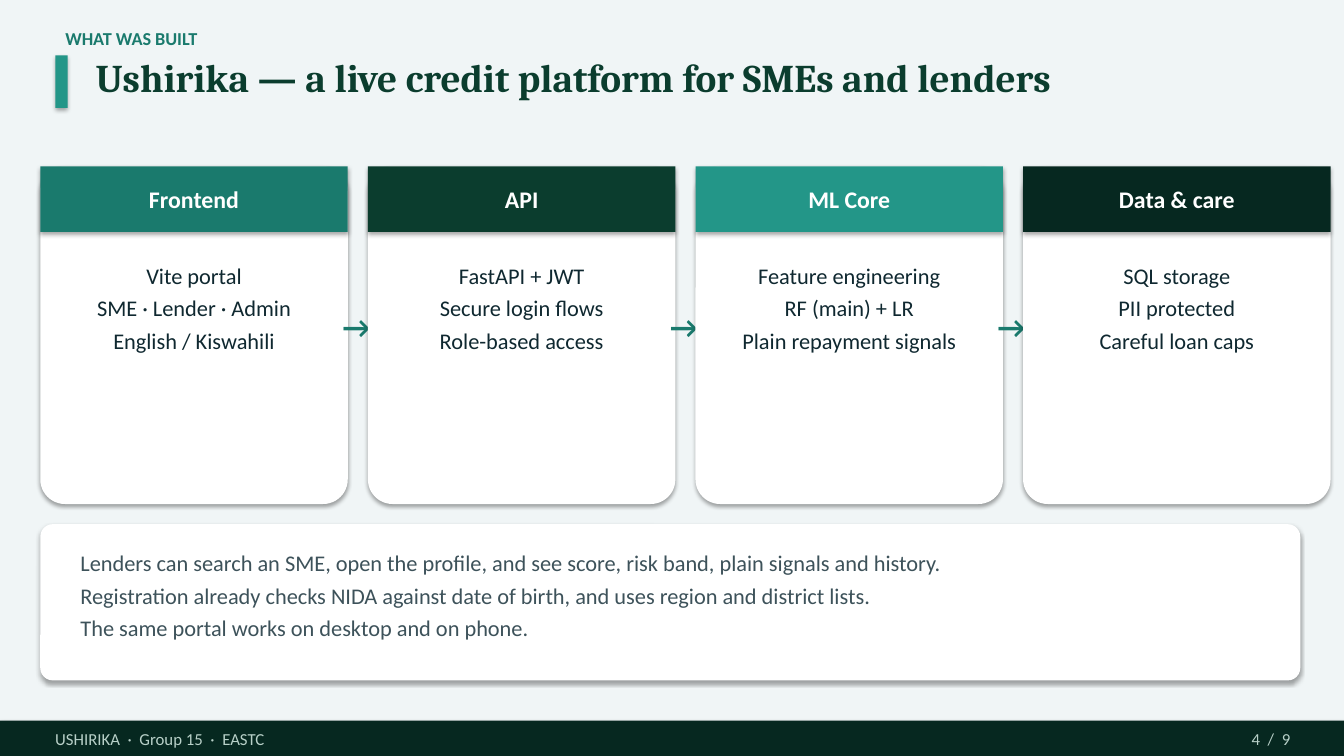
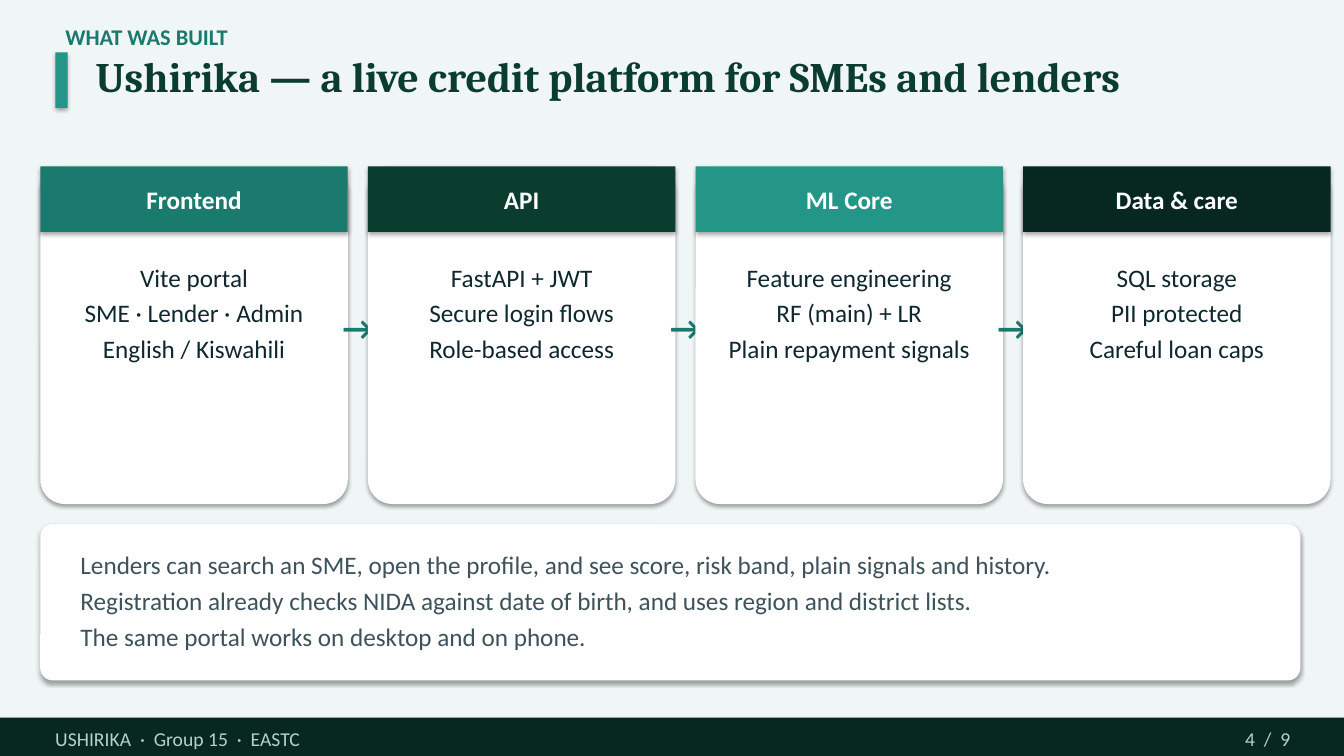
Before and after one commit to Dmmkuliku/ushirika-sme-credit, a slide deck: slide 4 of Presentation/Ushirika_Group15_Defence_v13.pptx. Drawn at 1344x756 pixels with LibreOffice and Linux fonts; fonts in the diff are those of the drawing. Boxes give left, top, right and bottom in pixels: in the first picture for what was removed or moved away, otherwise in the second. Text is boxed around its words. In the diff, an @@ line names an element or a change of style, - is before the commit and + after.

```diff
--- a/Presentation/Ushirika_Group15_Defence_v13.pptx
+++ b/Presentation/Ushirika_Group15_Defence_v13.pptx
@@ text "WHAT WAS BUILT" at bbox=[65, 30, 228, 45]: size 13 to 16 pt @@
@@ text "Ushirika — a live credit ..." at bbox=[96, 62, 1120, 101]: size 28 to 30 pt @@
@@ size 17 to 18 pt in 3 elements at bbox=[146, 191, 241, 209], bbox=[806, 192, 892, 209], bbox=[1116, 192, 1238, 209] @@
@@ size 22 to 24 pt in 3 elements at bbox=[333, 302, 373, 343], bbox=[660, 302, 701, 343], bbox=[988, 302, 1028, 343] @@
@@ size 16 to 18 pt in 5 elements at bbox=[85, 269, 303, 363], bbox=[429, 270, 614, 359], bbox=[729, 269, 969, 363], bbox=[1090, 270, 1264, 362], bbox=[80, 556, 1050, 650] @@
@@ text "USHIRIKA · Group 15 · ..." at bbox=[55, 733, 300, 749]: size 12 to 14 pt @@
@@ text "4 / 9" at bbox=[1245, 733, 1290, 746]: size 12 to 14 pt @@
```
Also in this commit, not shown: 8 other slides changed, 2 other files.
